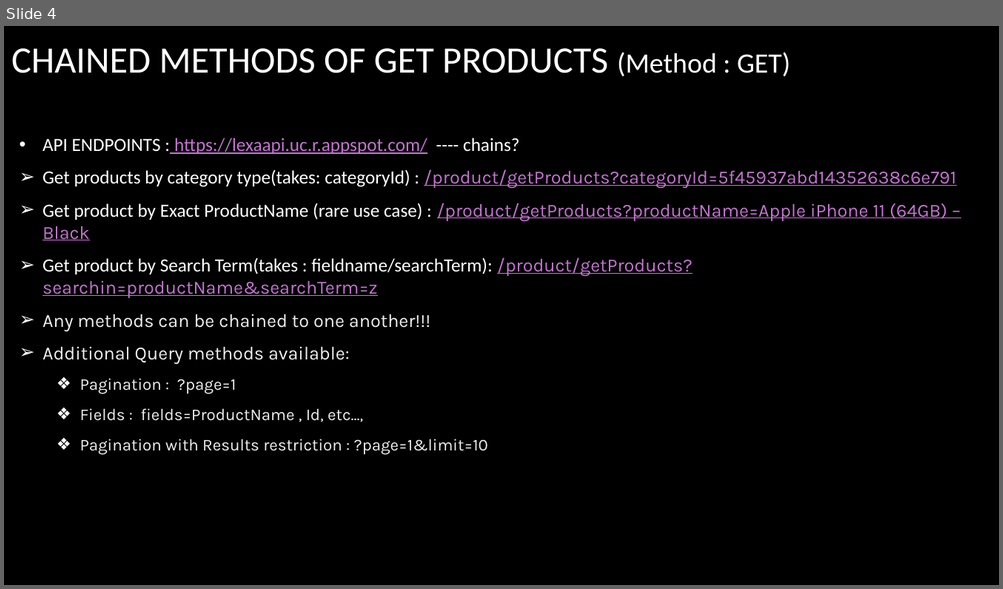
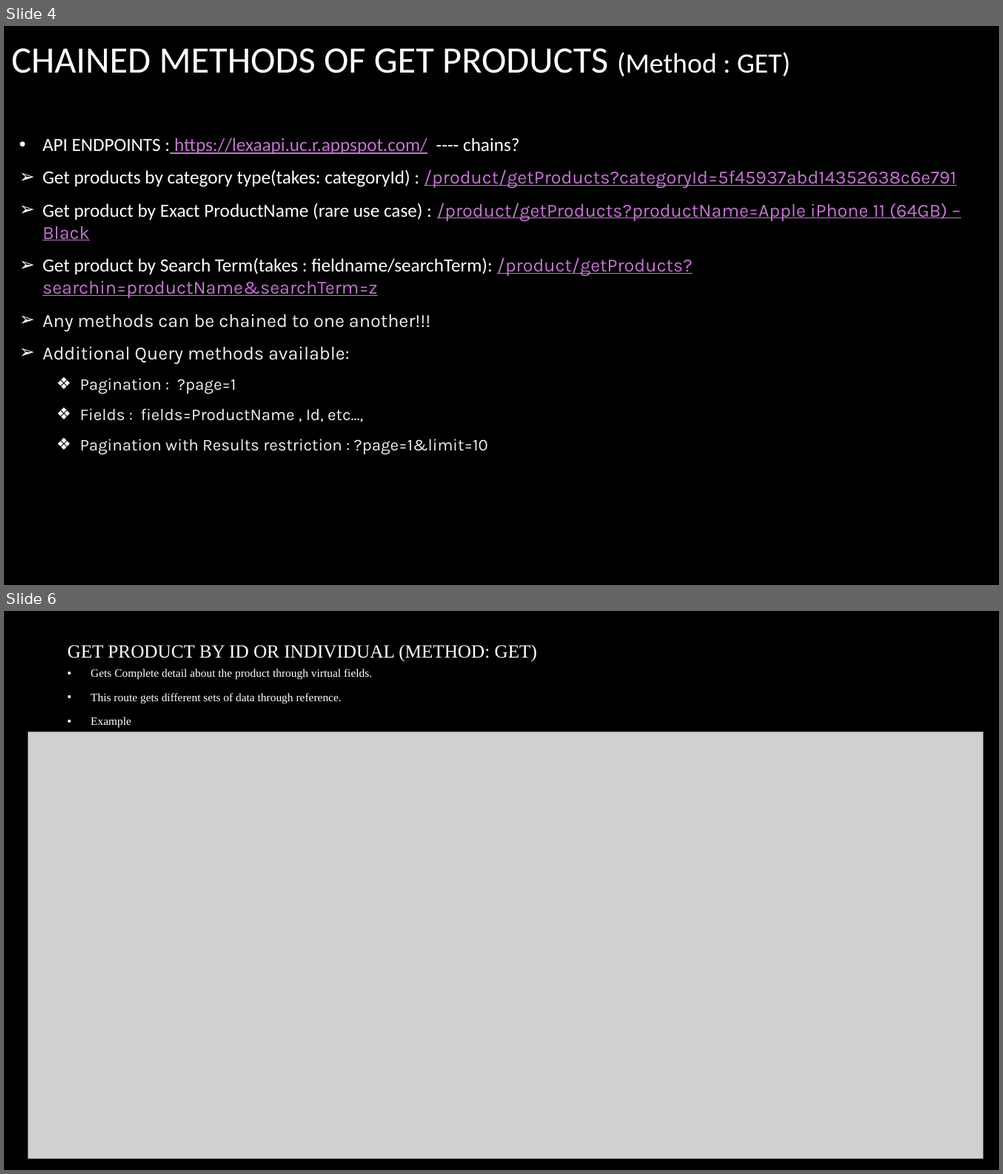
Before and after one commit to praveennagaraj97/e-commerce-using-react-and-express, a slide deck: Docs/API/product.pptx. Shown one above the other, each under a label of ours: slide 4 before the commit, slides 4 and 6 after it; the slides between them are not shown. The pictures are 1003x589 and 1003x1174 pixels, drawn with LibreOffice and Linux fonts; fonts in the diff are those of the drawing; grey boxes stand for pictures; background and template pictures are left out. Boxes give left, top, right and bottom in pixels: in the first picture for what was removed or moved away, otherwise in the second. Text is boxed around its words. In the diff, an @@ line names an element or a change of style, - is before the commit and + after.

Commit message:
new endpoints with example pics added

```diff
--- a/Docs/API/product.pptx
+++ b/Docs/API/product.pptx
@@ slide 6 added at bbox=[4, 611, 999, 1170], background picture (left out) @@
@@ title added at bbox=[68, 644, 537, 661], 18 pt, text #FFFFFF @@
+GET PRODUCT BY ID OR INDIVIDUAL (METHOD: GET)
@@ text added at bbox=[91, 669, 372, 728], 11 pt, text #FFFFFF @@
+• Gets Complete detail about the product through virtual fields.
+• This route gets different sets of data through reference.
+• Example
@@ picture added at bbox=[28, 732, 983, 1159] @@
```
Also in this commit, not shown: 3 slides changed, 7 other files.
